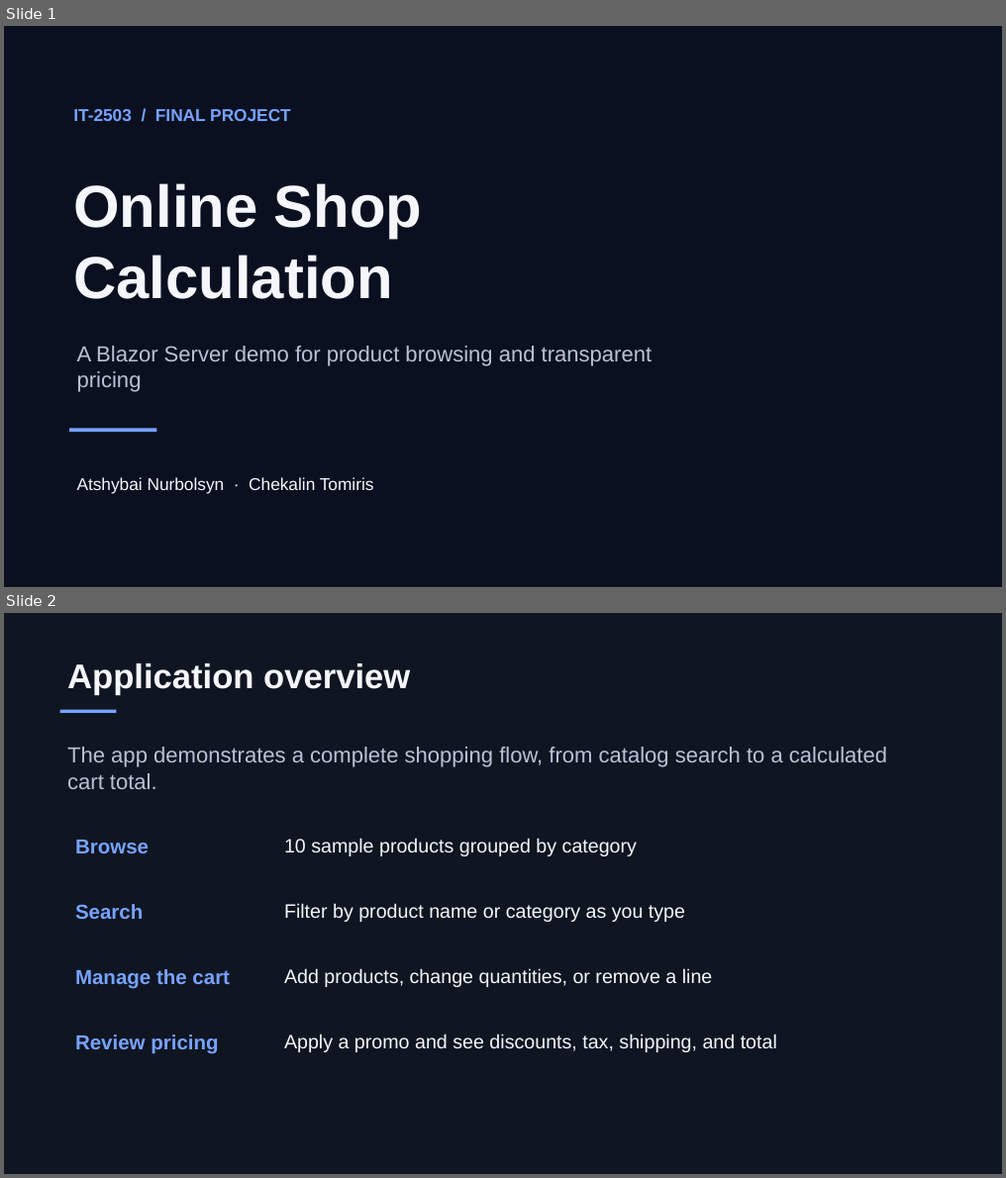
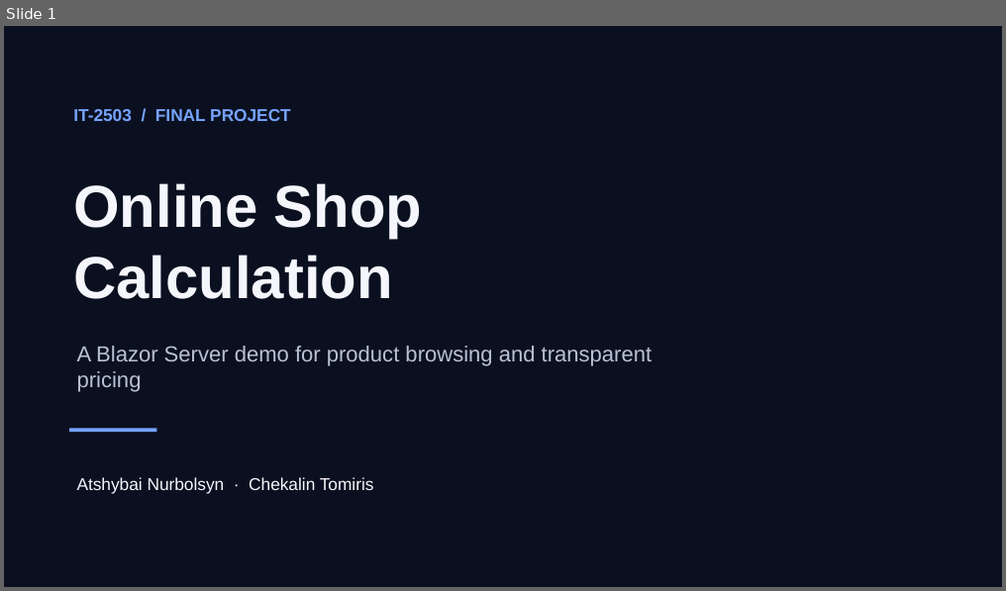
Before and after one commit to nurbolsyna2-prog/IFT_-FINAL_IT2503, a slide deck: presentation/Online-Shop-Calculation-Defense.pptx. Shown one above the other, each under a label of ours: slides 1 and 2 before the commit, slide 1 after it. The pictures are 1006x1178 and 1006x591 pixels, drawn with LibreOffice and Linux fonts; fonts in the diff are those of the drawing. Boxes give left, top, right and bottom in pixels: in the first picture for what was removed or moved away, otherwise in the second. Text is boxed around its words. In the diff, an @@ line names an element or a change of style, - is before the commit and + after.

```diff
--- a/presentation/Online-Shop-Calculation-Defense.pptx
+++ b/presentation/Online-Shop-Calculation-Defense.pptx
@@ slide 2 removed at [4,613,1002,1174], background #101522 @@
@@ text removed at [67,663,410,695] @@
-Application overview
@@ rectangle removed at [60,710,116,713] @@
@@ text removed at [67,747,887,789] @@
-The app demonstrates a complete shopping flow, from catalog search to a calculated cart total.
@@ text removed at [75,840,149,854] @@
-Browse
@@ text removed at [284,838,637,857] @@
-10 sample products grouped by category
@@ text removed at [75,904,143,920] @@
-Search
@@ text removed at [284,903,685,922] @@
-Filter by product name or category as you type
@@ text removed at [284,968,713,987] @@
-Add products, change quantities, or remove a line
@@ text removed at [75,969,230,989] @@
-Manage the cart
@@ text removed at [75,1035,218,1055] @@
-Review pricing
@@ text removed at [284,1034,777,1053] @@
-Apply a promo and see discounts, tax, shipping, and total
```
Also in this commit, not shown: 1 slide changed, 4 slides added, 1 other file.
